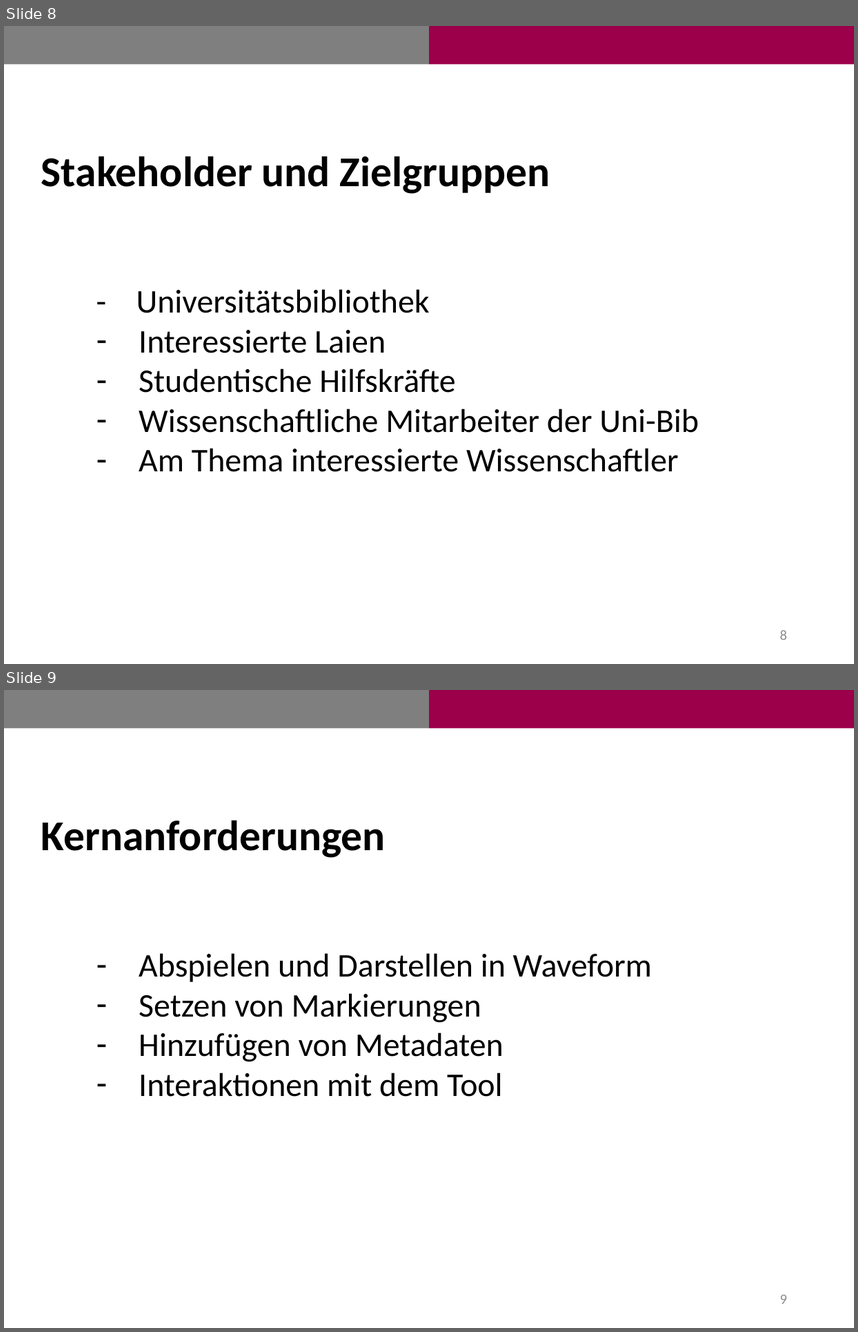
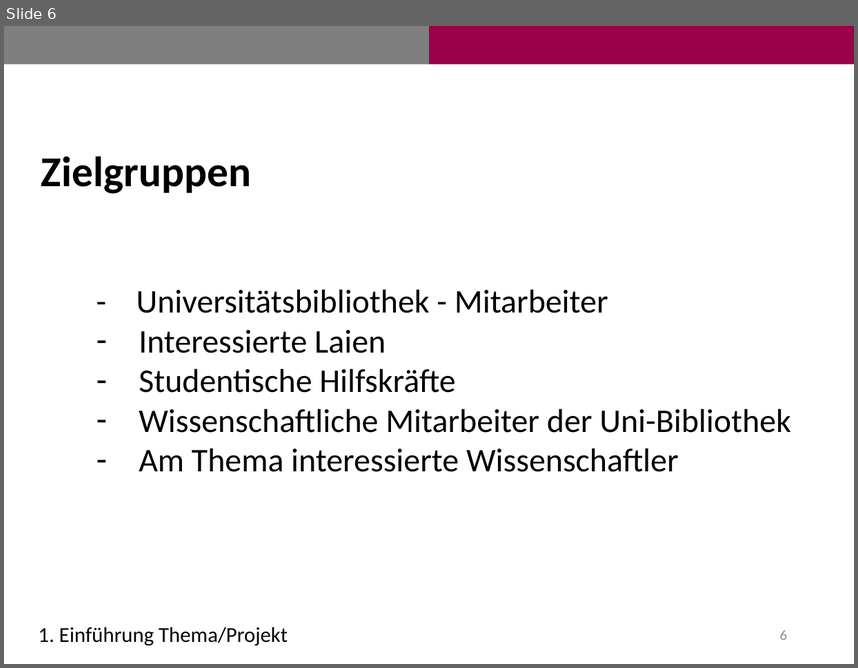
Before and after one commit to fairly99/Transkriptions-Werkzeug, a slide deck: Antrittspräsentation.pptx. Shown one above the other, each under a label of ours: slides 8 and 9 before the commit, slide 6 after it. The pictures are 858x1332 and 858x668 pixels, drawn with LibreOffice and Linux fonts; fonts in the diff are those of the drawing. Boxes give left, top, right and bottom in pixels: in the first picture for what was removed or moved away, otherwise in the second. Text is boxed around its words. In the diff, an @@ line names an element or a change of style, - is before the commit and + after.

```diff
--- a/Antrittspräsentation.pptx
+++ b/Antrittspräsentation.pptx
@@ slide 9 removed at [4, 690, 854, 1328], background #FFFFFF @@
@@ rectangle removed at [4, 690, 429, 728] @@
@@ rectangle removed at [429, 690, 854, 728] @@
@@ text removed at [41, 820, 386, 858] @@
-Kernanforderungen
@@ text removed at [139, 953, 652, 1096] @@
-– Abspielen und Darstellen in Waveform
-– Setzen von Markierungen
-– Hinzufügen von Metadaten
-– Interaktionen mit dem Tool
@@ page number removed at [780, 1294, 787, 1303] @@
-9
@@ what was slide 8 is now slide 6 @@
@@ slide 6 changed as well @@
@@ text at [41, 156, 252, 194]: text changed @@
-Stakeholder und Zielgruppen
+Zielgruppen
@@ text at [136, 289, 608, 313]: text changed @@
-- Universitätsbibliothek
+- Universitätsbibliothek - Mitarbeiter
@@ text at [139, 408, 791, 432]: text changed @@
-– Wissenschaftliche Mitarbeiter der Uni-Bib
+– Wissenschaftliche Mitarbeiter der Uni-Bibliothek
@@ text added at [38, 626, 288, 646], 18 pt, text #000000 @@
+1. Einführung Thema/Projekt
@@ page number at [780, 630, 787, 639]: text changed @@
-8
+6
```
Also in this commit, not shown: 10 other slides changed, 7 slides added, 5 other slides removed, 2 other files.
